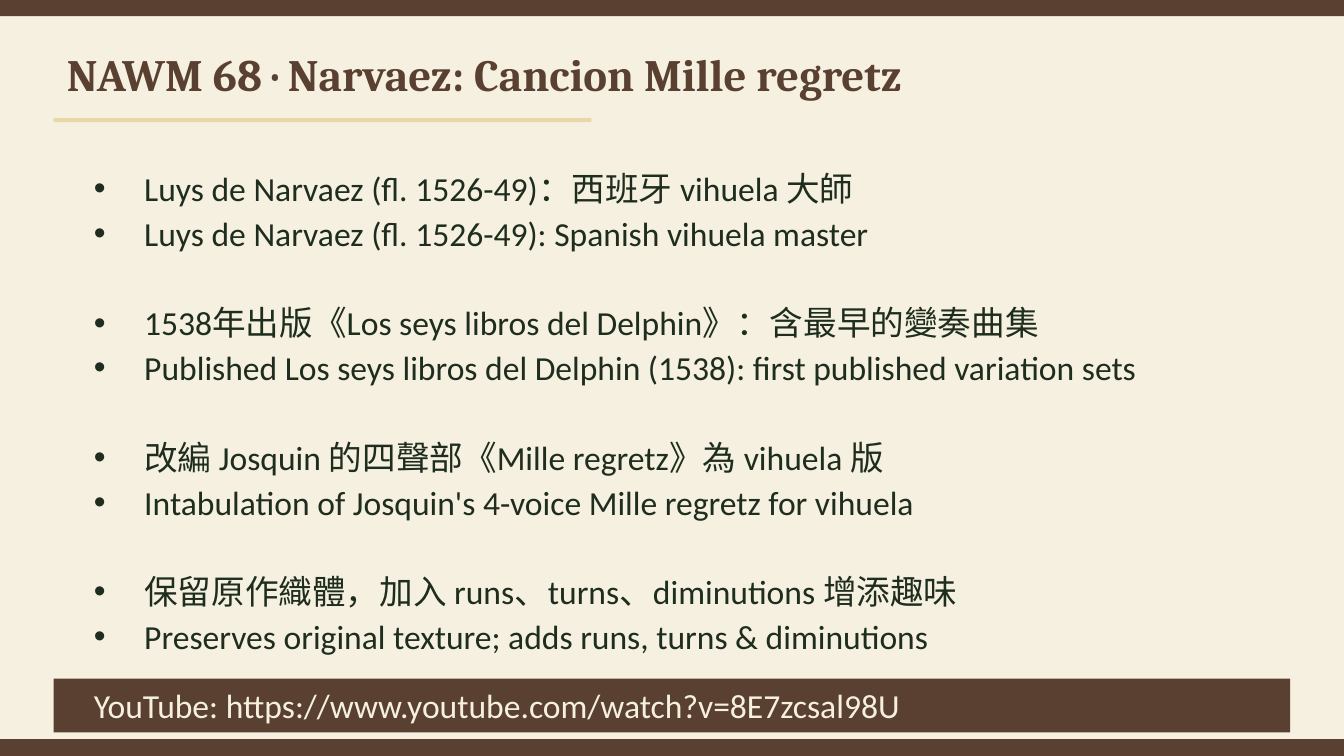
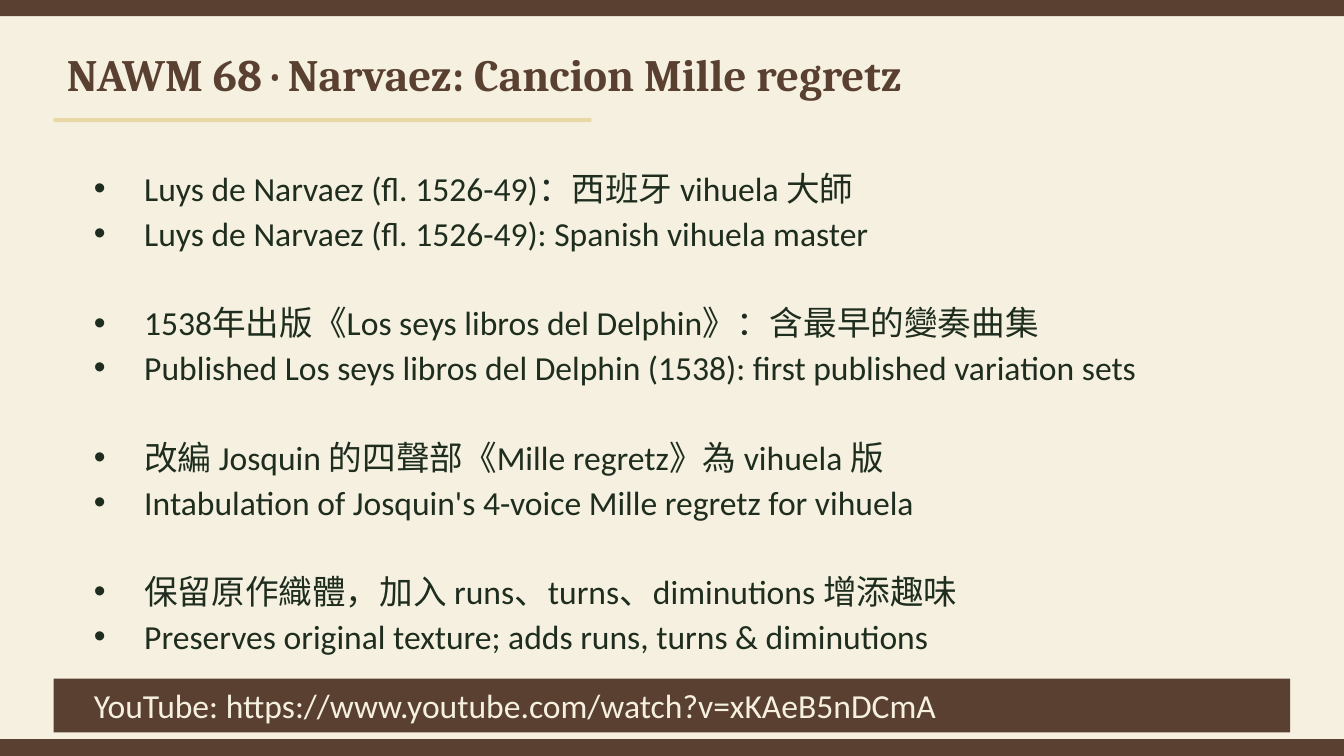
Before and after one commit to ccli-taipower/A_History_of_Western_Music, a slide deck: slide 12 of Ch12_Instrumental.pptx. Drawn at 1344x756 pixels with LibreOffice and Linux fonts; fonts in the diff are those of the drawing. Boxes give left, top, right and bottom in pixels: in the first picture for what was removed or moved away, otherwise in the second. Text is boxed around its words. In the diff, an @@ line names an element or a change of style, - is before the commit and + after.

```diff
--- a/Ch12_Instrumental.pptx
+++ b/Ch12_Instrumental.pptx
@@ text at <box>94,694,936,724</box>: text changed @@
-YouTube: https://www.youtube.com/watch?v=8E7zcsal98U
+YouTube: https://www.youtube.com/watch?v=xKAeB5nDCmA
```
Also in this commit, not shown: 6 other slides changed, 17 other files.
